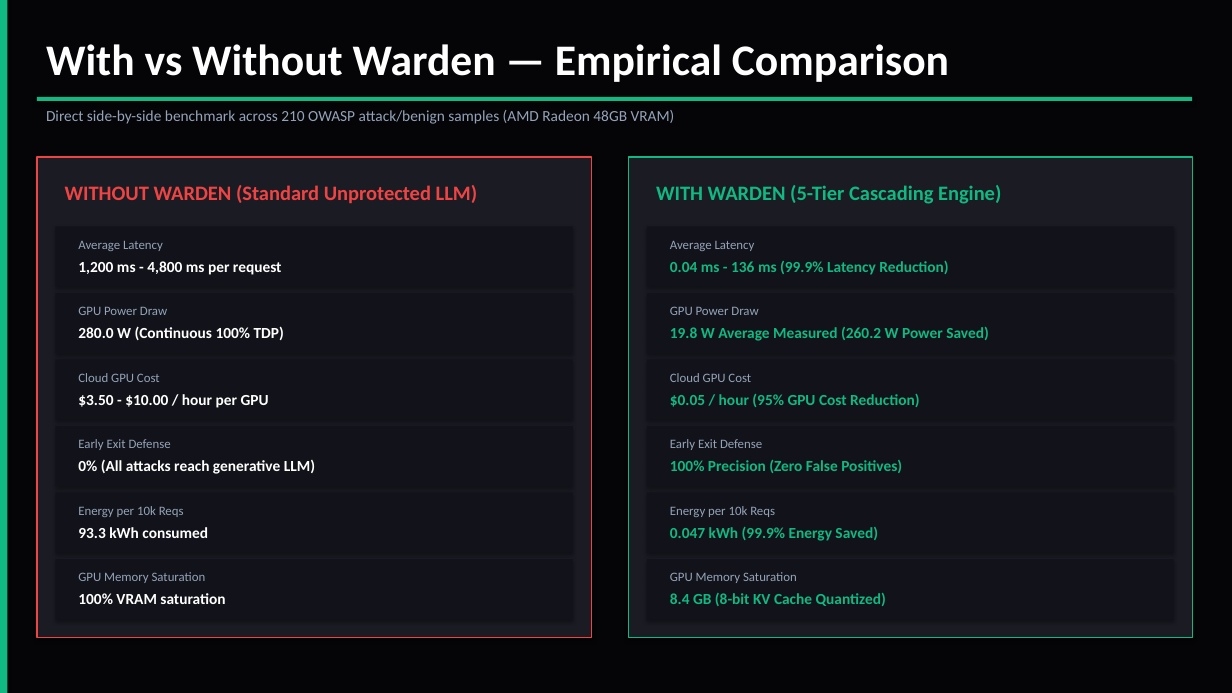
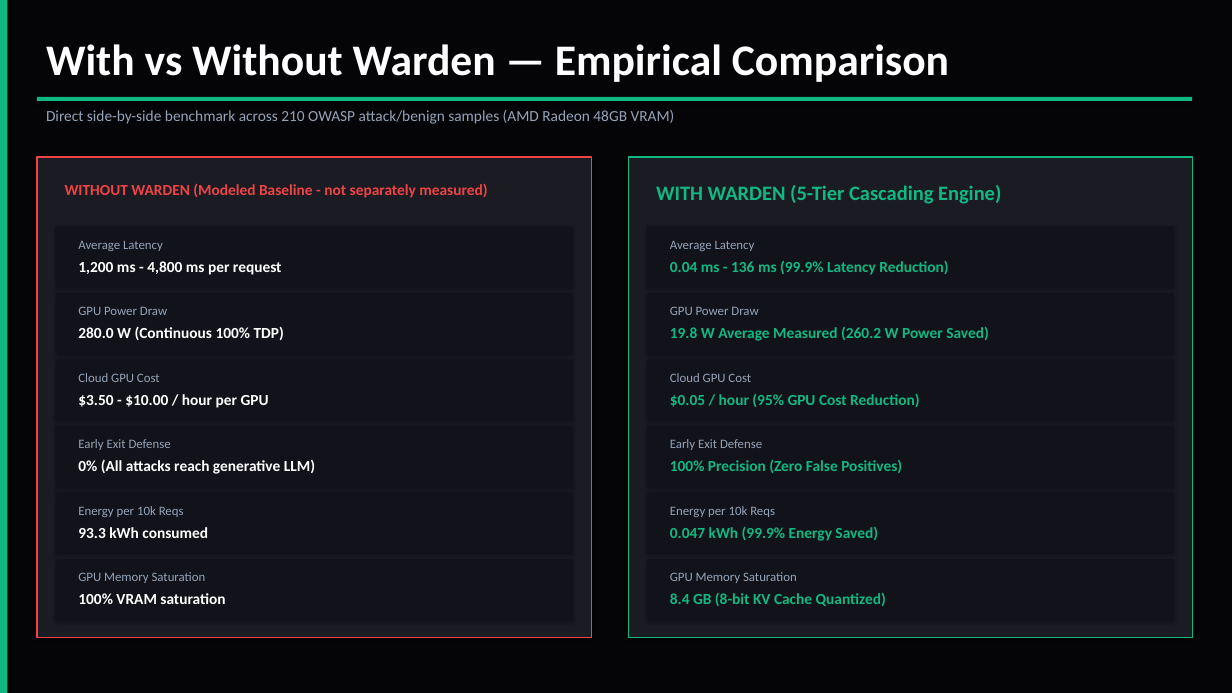
Before and after one commit to AmanTShekar/warden, a slide deck: slide 6 of enterprise_presentation/warden.pptx. Drawn at 1232x693 pixels with LibreOffice and Linux fonts; fonts in the diff are those of the drawing. Boxes give left, top, right and bottom in pixels: in the first picture for what was removed or moved away, otherwise in the second. Text is boxed around its words. In the diff, an @@ line names an element or a change of style, - is before the commit and + after.

Commit message:
docs: label baseline as modeled in PPT and fix watts physics text

```diff
--- a/enterprise_presentation/warden.pptx
+++ b/enterprise_presentation/warden.pptx
@@ text at (65,183,487,198): text changed; size 16 to 12 pt @@
-WITHOUT WARDEN (Standard Unprotected LLM)
+WITHOUT WARDEN (Modeled Baseline - not separately measured)
```
Also in this commit, not shown: 2 other slides changed, 1 other file.
